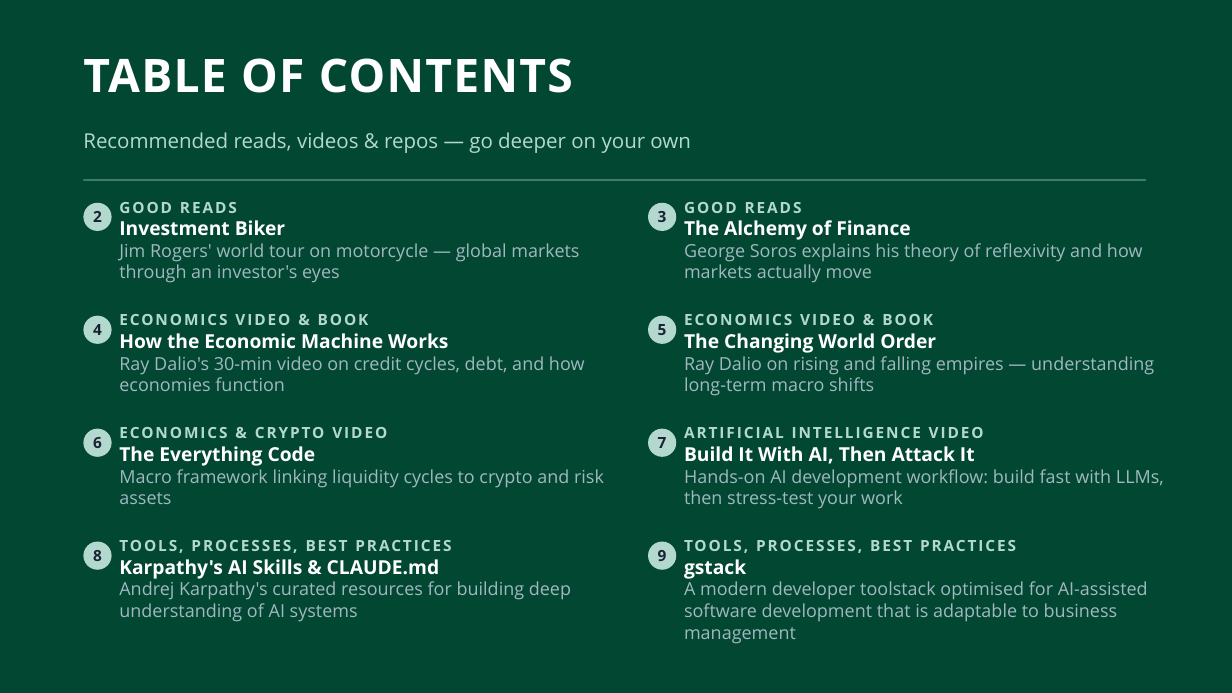
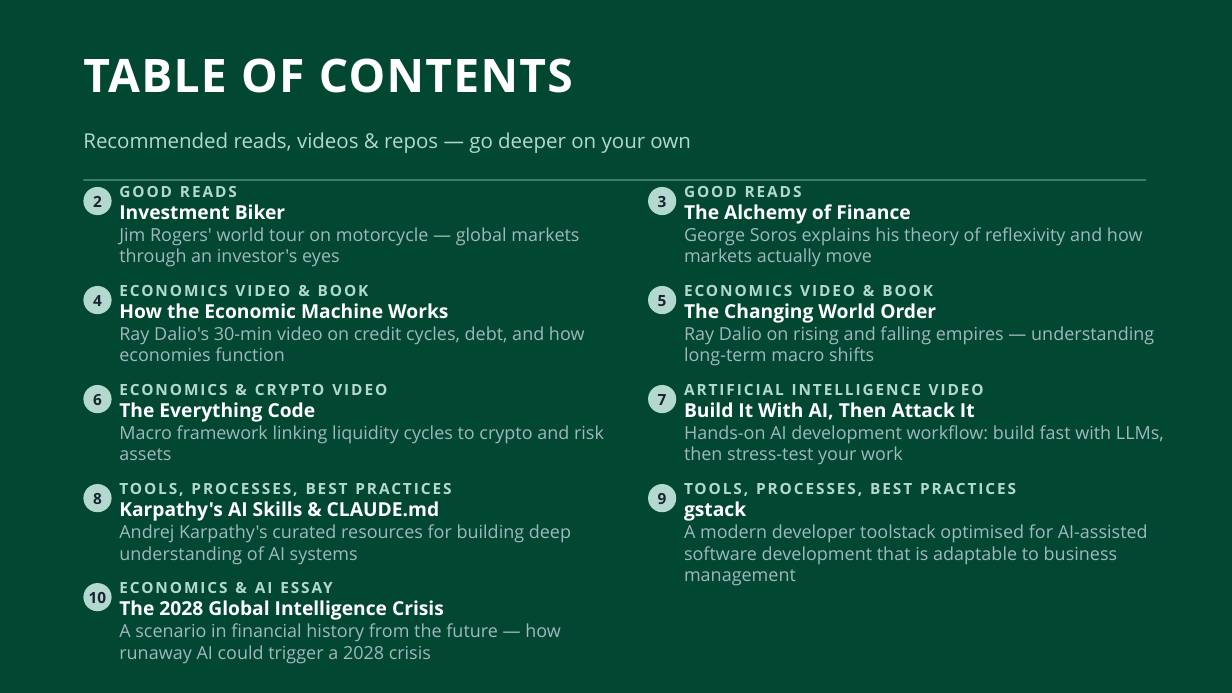
Before and after one commit to adamwstauffer/shidler, a slide deck: slide 2 of docs/presentations/Further_Study_Resources.pptx. Drawn at 1232x693 pixels with LibreOffice and Linux fonts; fonts in the diff are those of the drawing. Boxes give left, top, right and bottom in pixels: in the first picture for what was removed or moved away, otherwise in the second. Text is boxed around its words. In the diff, an @@ line names an element or a change of style, - is before the commit and + after.

Commit message:
Add Citrini image asset, extend grading sweep to Stages 4-5
- Further_Study_Resources.pptx: add Citrini research image
- sweep_stage.py: support --stage 4 and 5 in the post-deadline sweep
- settings.local.json: allow WebFetch from citriniresearch.com

```diff
--- a/docs/presentations/Further_Study_Resources.pptx
+++ b/docs/presentations/Further_Study_Resources.pptx
@@ ellipse "2": place and size @@
-ellipse "2" at [83,202,112,231]
+ellipse "2" at [83,187,112,215]
@@ text "GOOD READS": place and size @@
-text "GOOD READS" at [119,202,579,283]
+text "GOOD READS" at [119,186,579,267]
@@ ellipse "3": place and size @@
-ellipse "3" at [648,202,677,231]
+ellipse "3" at [648,187,677,215]
@@ text "GOOD READS": place and size @@
-text "GOOD READS" at [684,220,1143,283]
+text "GOOD READS" at [684,204,1143,267]
@@ ellipse "4": place and size @@
-ellipse "4" at [83,316,112,345]
+ellipse "4" at [83,286,112,314]
@@ text "ECONOMICS VIDEO & BOOK": place and size @@
-text "ECONOMICS VIDEO & BOOK" at [119,314,585,391]
+text "ECONOMICS VIDEO & BOOK" at [119,285,585,361]
@@ ellipse "5": place and size @@
-ellipse "5" at [648,316,677,345]
+ellipse "5" at [648,286,677,314]
@@ text "ECONOMICS VIDEO & BOOK": place and size @@
-text "ECONOMICS VIDEO & BOOK" at [684,314,1154,396]
+text "ECONOMICS VIDEO & BOOK" at [684,285,1154,366]
@@ ellipse "6": place and size @@
-ellipse "6" at [83,429,112,457]
+ellipse "6" at [83,385,112,414]
@@ text "ECONOMICS & CRYPTO VIDEO": place and size @@
-text "ECONOMICS & CRYPTO VIDEO" at [119,427,604,504]
+text "ECONOMICS & CRYPTO VIDEO" at [119,384,604,460]
@@ ellipse "7": place and size @@
-ellipse "7" at [648,429,677,457]
+ellipse "7" at [648,385,677,414]
@@ text "ARTIFICIAL INTELLIGENCE VIDEO": place and size @@
-text "ARTIFICIAL INTELLIGENCE VIDEO" at [684,427,1164,509]
+text "ARTIFICIAL INTELLIGENCE VIDEO" at [684,384,1164,465]
@@ text "TOOLS, PROCESSES, BEST PRACTICES": place and size @@
-text "TOOLS, PROCESSES, BEST PRACTICES" at [119,540,571,622]
+text "TOOLS, PROCESSES, BEST PRACTICES" at [119,483,571,565]
@@ text "TOOLS, PROCESSES, BEST PRACTICES": place and size @@
-text "TOOLS, PROCESSES, BEST PRACTICES" at [684,540,1148,644]
+text "TOOLS, PROCESSES, BEST PRACTICES" at [684,483,1148,586]
@@ ellipse "8": place and size @@
-ellipse "8" at [83,542,112,570]
+ellipse "8" at [83,484,112,513]
@@ ellipse "9": place and size @@
-ellipse "9" at [648,542,677,570]
+ellipse "9" at [648,484,677,513]
@@ ellipse added at [83,583,112,612], fill #B3D9CF, 12 pt, text #1A2333, bold @@
+10
@@ text added at [119,600,561,664], 14 pt, text #A0B8C0 @@
+ECONOMICS & AI ESSAY
+The 2028 Global Intelligence Crisis
+A scenario in financial history from the future — how runaway AI could trigger a 2028 crisis
```
Also in this commit, not shown: 8 other slides changed, 1 slide added, 1 other file.
